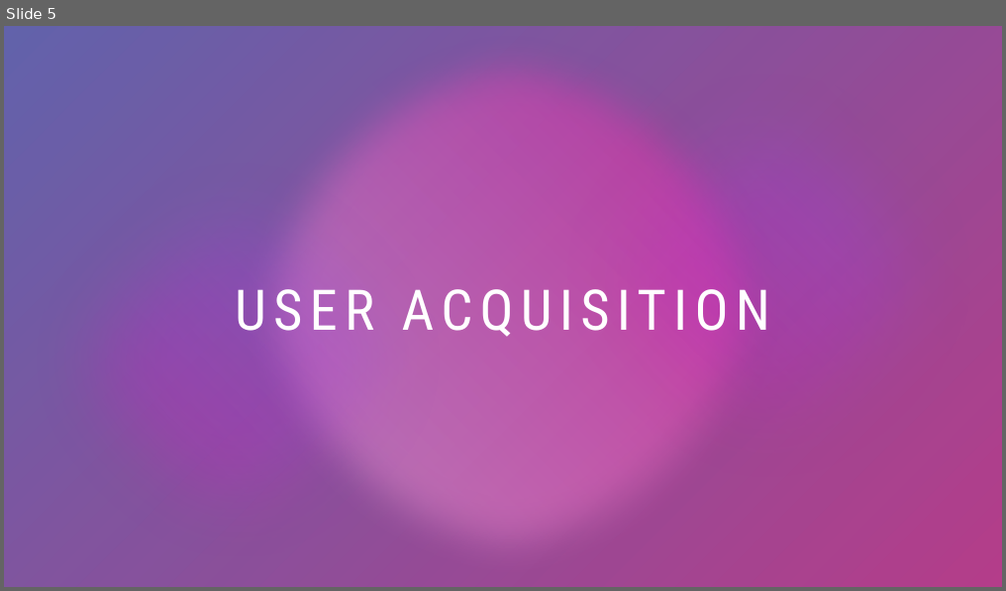
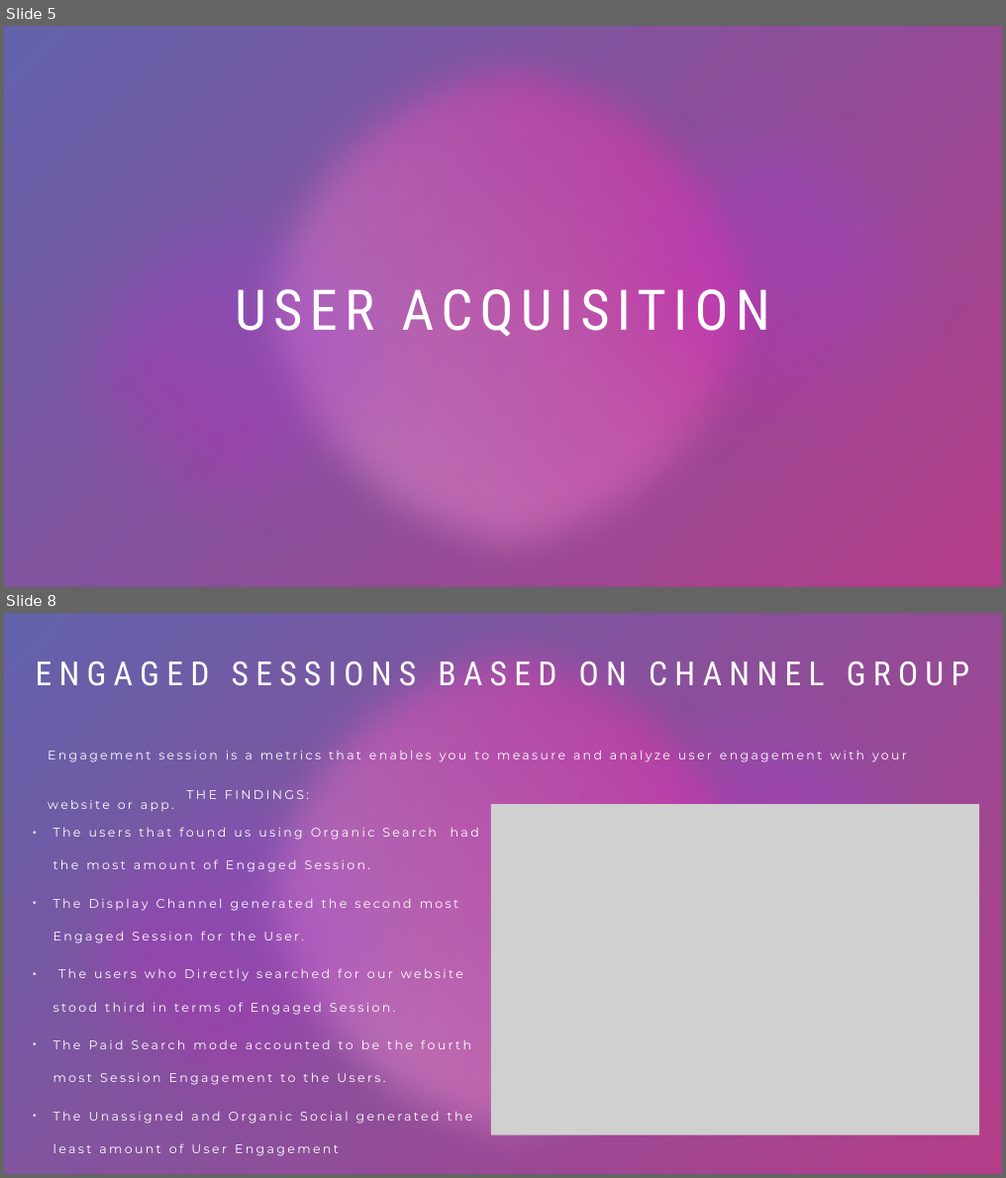
Before and after one commit to ShanmugavelS26/Promilo-Task, a slide deck: Promilo_Assignment(BA).pptx. Shown one above the other, each under a label of ours: slide 5 before the commit, slides 5 and 8 after it; the slides between them are not shown. The pictures are 1006x591 and 1006x1178 pixels, drawn with LibreOffice and Linux fonts; fonts in the diff are those of the drawing; grey boxes stand for pictures; background and template pictures are left out; a plain dark background stands for a picture behind light text. Boxes give left, top, right and bottom in pixels: in the first picture for what was removed or moved away, otherwise in the second. Text is boxed around its words. In the diff, an @@ line names an element or a change of style, - is before the commit and + after.

```diff
--- a/Promilo_Assignment(BA).pptx
+++ b/Promilo_Assignment(BA).pptx
@@ slide 8 added at [4,613,1002,1174], background picture (left out); not listed: 7 template elements that a slide beside it also shows @@
@@ title added at [36,662,969,686], 32 pt, text #FFFFFF @@
+ENGAGED SESSIONS BASED ON CHANNEL GROUP
@@ text added at [48,751,907,812], 11.9 pt, text #FFFFFF @@
+  Engagement session is a metrics that enables you to measure and analyze user engagement with your website or app.
@@ text added at [54,790,479,1157], 12 pt, text #FFFFFF @@
+THE FINDINGS:
+  • The users that found us using Organic Search had the most amount of Engaged Session.
+  • The Display Channel generated the second most Engaged Session for the User.
+  • The users who Directly searched for our website stood third in terms of Engaged Session.
+  • The Paid Search mode accounted to be the fourth most Session Engagement to the Users.
+  • The Unassigned and Organic Social generated the least amount of User Engagement
@@ picture added at [491,805,980,1136] @@
```
Also in this commit, not shown: 24 other slides added.
